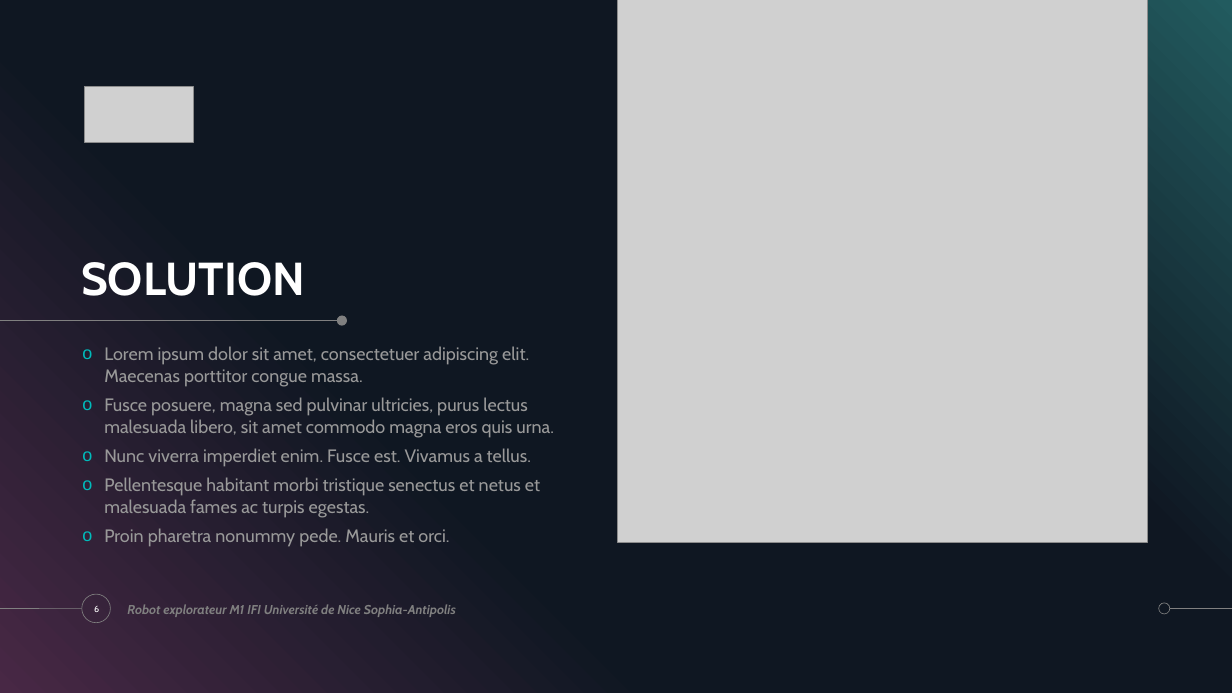
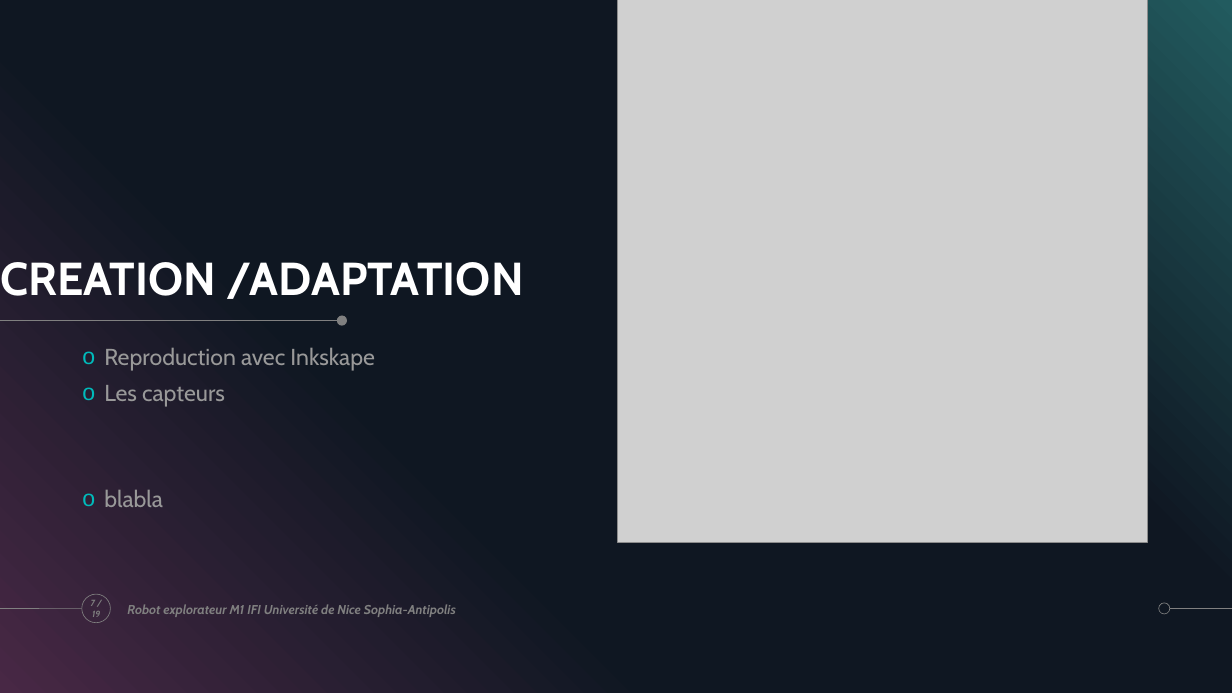
Before and after one commit to ChloeMaccarinelli/TER_M1_S2, a slide deck: slide 7 of doc/Diapo_LOTFI_MACCARINELLI_MARION.pptx (slide 6 before the commit). Drawn at 1232x693 pixels with LibreOffice and Linux fonts; fonts in the diff are those of the drawing; grey boxes stand for pictures. Boxes give left, top, right and bottom in pixels: in the first picture for what was removed or moved away, otherwise in the second. Text is boxed around its words. In the diff, an @@ line names an element or a change of style, - is before the commit and + after.

```diff
--- a/doc/Diapo_LOTFI_MACCARINELLI_MARION.pptx
+++ b/doc/Diapo_LOTFI_MACCARINELLI_MARION.pptx
@@ picture removed at (84,87,193,142) @@
@@ title at (0,262,523,299): text changed @@
-SOLUTION
+CREATION /ADAPTATION
@@ text at (104,347,374,507): text changed; size 14 to 18 pt @@
-o Lorem ipsum dolor sit amet, consectetuer adipiscing elit. Maecenas porttitor congue massa.
-o Fusce posuere, magna sed pulvinar ultricies, purus lectus malesuada libero, sit amet commodo magna eros quis urna.
-o Nunc viverra imperdiet enim. Fusce est. Vivamus a tellus.
-o Pellentesque habitant morbi tristique senectus et netus et malesuada fames ac turpis egestas.
-o Proin pharetra nonummy pede. Mauris et orci.
+o Reproduction avec Inkskape
+o Les capteurs
+o blabla
@@ page number at (91,600,100,617): text changed; text colour #FFFFFF to #808080; bold on; italic on @@
-6
+7 / 19
```
Also in this commit, not shown: 7 other slides changed, 9 slides added, 17 slides removed.
